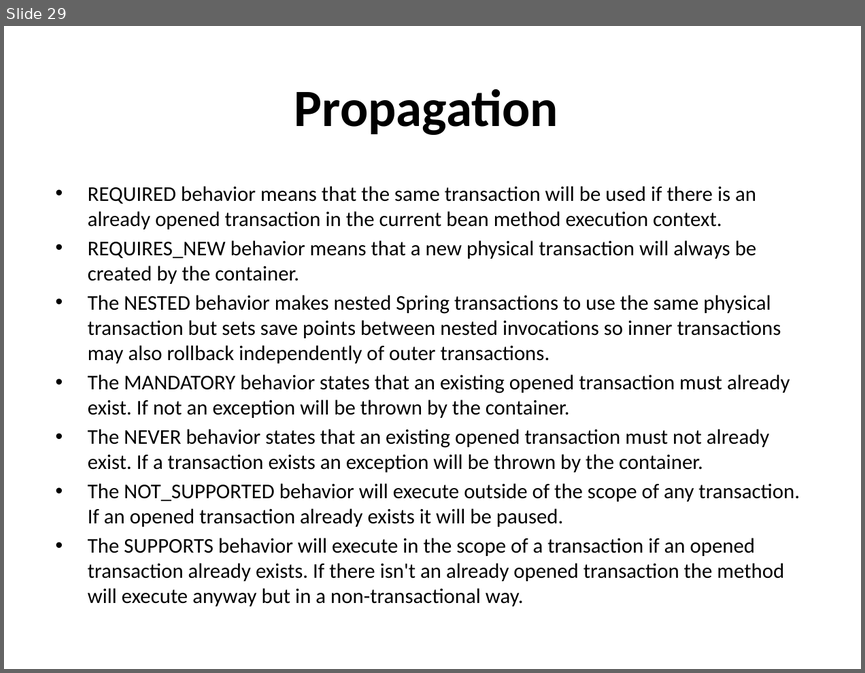
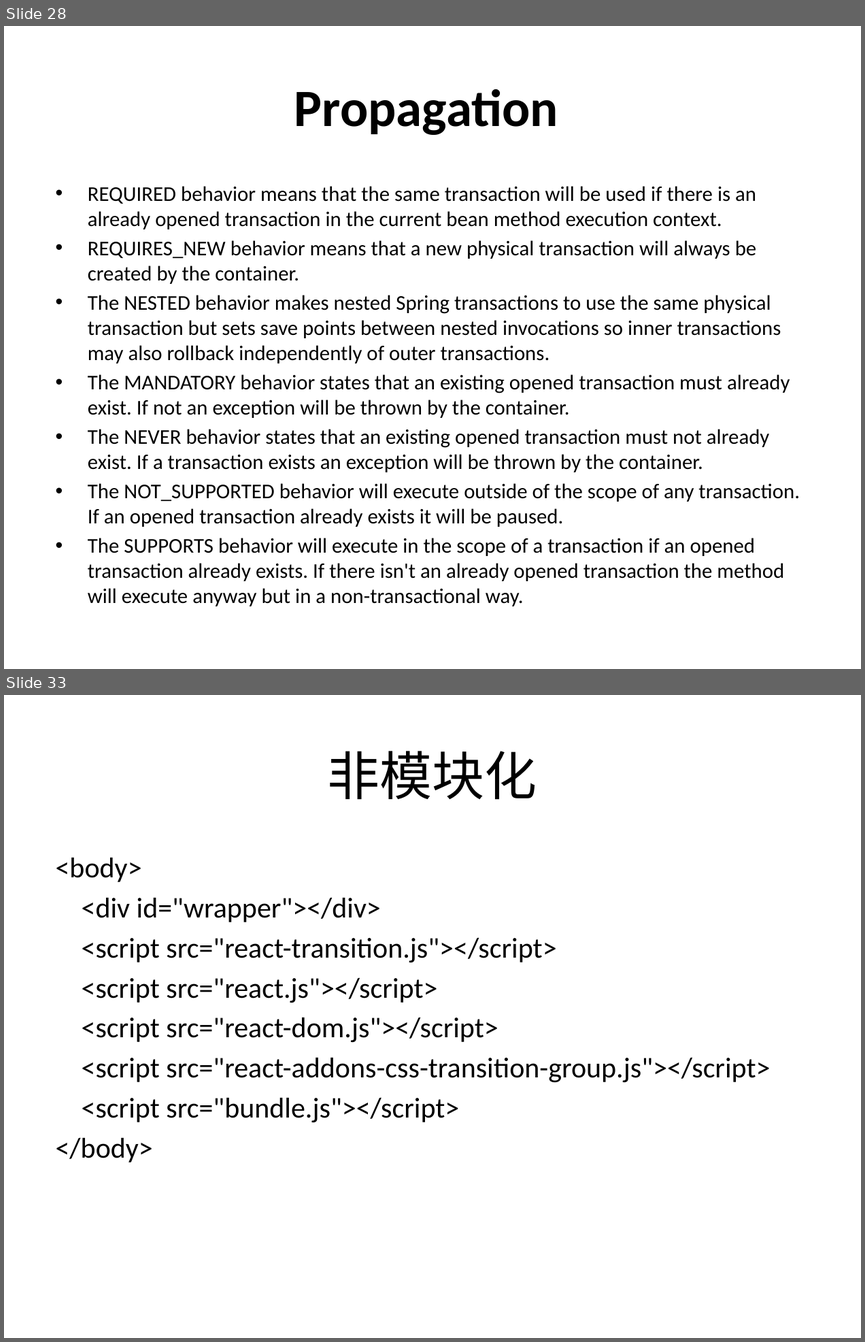
Before and after one commit to hejian1639/SpringMVC, a slide deck: Introduction.pptx. Shown one above the other, each under a label of ours: slide 29 before the commit, slides 28 and 33 after it; the slides between them are not shown. The pictures are 865x673 and 865x1342 pixels, drawn with LibreOffice and Linux fonts; fonts in the diff are those of the drawing. Boxes give left, top, right and bottom in pixels: in the first picture for what was removed or moved away, otherwise in the second. Text is boxed around its words. In the diff, an @@ line names an element or a change of style, - is before the commit and + after.

```diff
--- a/Introduction.pptx
+++ b/Introduction.pptx
@@ slide 33 added at <box>4,695,861,1338</box>, background #FFFFFF @@
@@ title added at <box>328,751,537,799</box>, 44 pt, text #000000 @@
+非模块化
@@ text added at <box>56,857,770,1162</box>, 24 pt, text #000000 @@
+<body>
+<div id="wrapper"></div>
+<script src="react-transition.js"></script>
+<script src="react.js"></script>
+<script src="react-dom.js"></script>
+<script src="react-addons-css-transition-group.js"></script>
+<script src="bundle.js"></script>
+</body>
@@ what was slide 29 is now slide 28 @@
```
Also in this commit, not shown: 18 other slides added, 6 slides removed, 1 other file.
